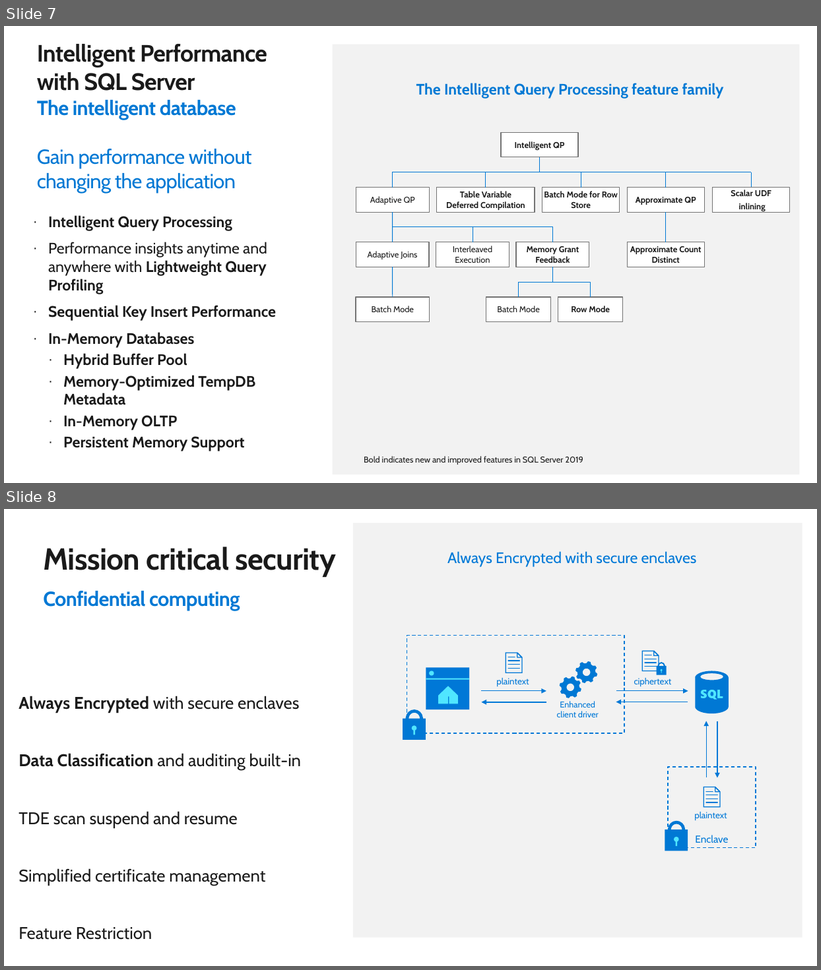
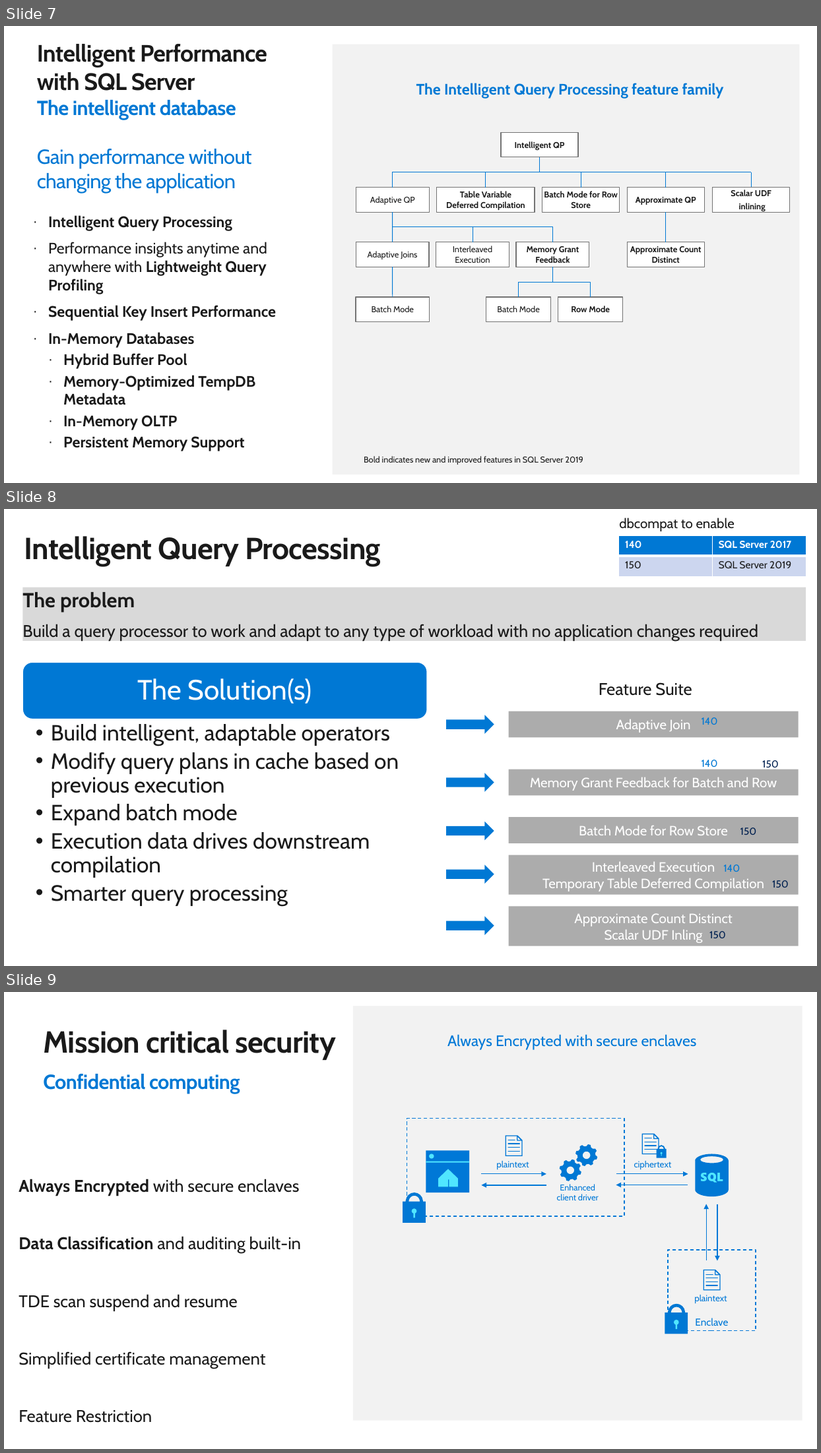
Before and after one commit to microsoft/sqlworkshops, a slide deck: SQLGroundToCloud/slides/SQL Server 2019 Modern Data Platform.pptx. Shown one above the other, each under a label of ours: slides 7 and 8 before the commit, slides 7, 8 and 9 after it. The pictures are 821x970 and 821x1453 pixels, drawn with LibreOffice and Linux fonts; fonts in the diff are those of the drawing; background and template pictures are left out. Boxes give left, top, right and bottom in pixels: in the first picture for what was removed or moved away, otherwise in the second. Text is boxed around its words. In the diff, an @@ line names an element or a change of style, - is before the commit and + after.

```diff
--- a/SQLGroundToCloud/slides/SQL Server 2019 Modern Data Platform.pptx
+++ b/SQLGroundToCloud/slides/SQL Server 2019 Modern Data Platform.pptx
@@ slide 8 added at (x1=4, y1=509, x2=817, y2=966), background #FFFFFF @@
@@ text added at (x1=619, y1=518, x2=735, y2=531), 16 pt, text #1A1A1A @@
+dbcompat to enable
@@ title added at (x1=24, y1=536, x2=381, y2=566), 36 pt, text #1A1A1A, bold @@
+Intelligent Query Processing
@@ table added at (x1=620, y1=536, x2=806, y2=577), 2 rows, 2 columns @@
+140 | SQL Server 2017
+150 | SQL Server 2019
@@ rectangle added at (x1=23, y1=587, x2=806, y2=641), fill #D9D9D9, 20 pt, text #1A1A1A @@
+The problem
+Build a query processor to work and adapt to any type of workload with no application changes required
@@ rounded rectangle added at (x1=23, y1=663, x2=427, y2=720), fill #0078D4, outline #FFFFFF 0.85 pt @@
@@ text added at (x1=137, y1=679, x2=312, y2=704), 33 pt, text #FFFFFF @@
+The Solution(s)
@@ text added at (x1=599, y1=683, x2=692, y2=696), 20 pt, text #1A1A1A @@
+Feature Suite
@@ text added at (x1=51, y1=724, x2=399, y2=906), 26 pt, text #1A1A1A @@
+  • Build intelligent, adaptable operators
+  • Modify query plans in cache based on previous execution
+  • Expand batch mode
+  • Execution data drives downstream compilation
+  • Smarter query processing
@@ right arrow added at (x1=446, y1=715, x2=494, y2=734), fill #0078D4 @@
@@ rectangle added at (x1=509, y1=712, x2=799, y2=738), fill #ACACAC, 16 pt, text #FFFFFF @@
+Adaptive Join
@@ text added at (x1=702, y1=718, x2=718, y2=725), 12 pt, text #0078D4 @@
+140
@@ text added at (x1=702, y1=760, x2=718, y2=770), 12 pt, text #0078D4 @@
+140
@@ text added at (x1=762, y1=760, x2=779, y2=771), 12 pt, text #002050 @@
+150
@@ right arrow added at (x1=446, y1=773, x2=494, y2=792), fill #0078D4 @@
@@ rectangle added at (x1=509, y1=770, x2=799, y2=795), fill #ACACAC, 16 pt, text #FFFFFF @@
+Memory Grant Feedback for Batch and Row
@@ right arrow added at (x1=446, y1=822, x2=494, y2=841), fill #0078D4 @@
@@ rectangle added at (x1=509, y1=818, x2=799, y2=844), fill #ACACAC, 16 pt, text #FFFFFF @@
+Batch Mode for Row Store
@@ text added at (x1=741, y1=828, x2=757, y2=835), 12 pt, text #002050 @@
+150
@@ rectangle added at (x1=509, y1=855, x2=799, y2=895), fill #ACACAC, 16 pt, text #FFFFFF @@
+Interleaved Execution
+Temporary Table Deferred Compilation
@@ text added at (x1=723, y1=865, x2=740, y2=872), 12 pt, text #0078D4 @@
+140
@@ right arrow added at (x1=446, y1=865, x2=494, y2=884), fill #0078D4 @@
@@ text added at (x1=772, y1=881, x2=789, y2=888), 12 pt, text #002050 @@
+150
@@ right arrow added at (x1=446, y1=916, x2=494, y2=935), fill #0078D4 @@
@@ rectangle added at (x1=509, y1=907, x2=799, y2=947), fill #ACACAC, 16 pt, text #FFFFFF @@
+Approximate Count Distinct
+Scalar UDF Inling
@@ text added at (x1=710, y1=931, x2=726, y2=939), 12 pt, text #002050 @@
+150
@@ what was slide 8 is now slide 9 @@
```
Also in this commit, not shown: 1 slide changed, 4 other slides added, 2 slides removed, 2 other files.
